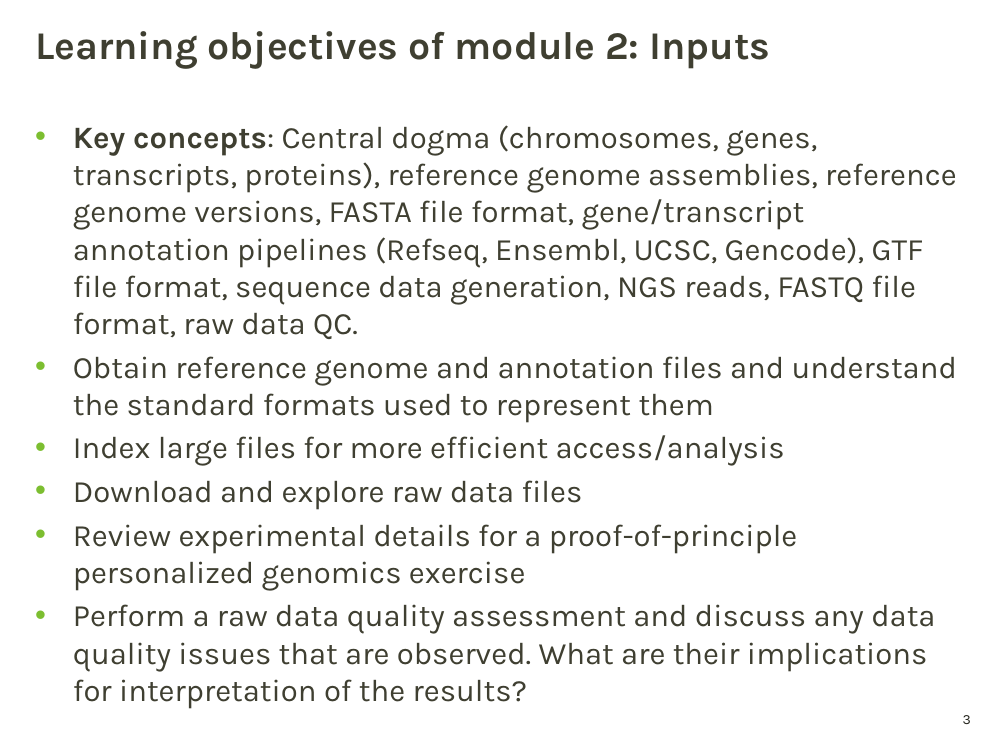
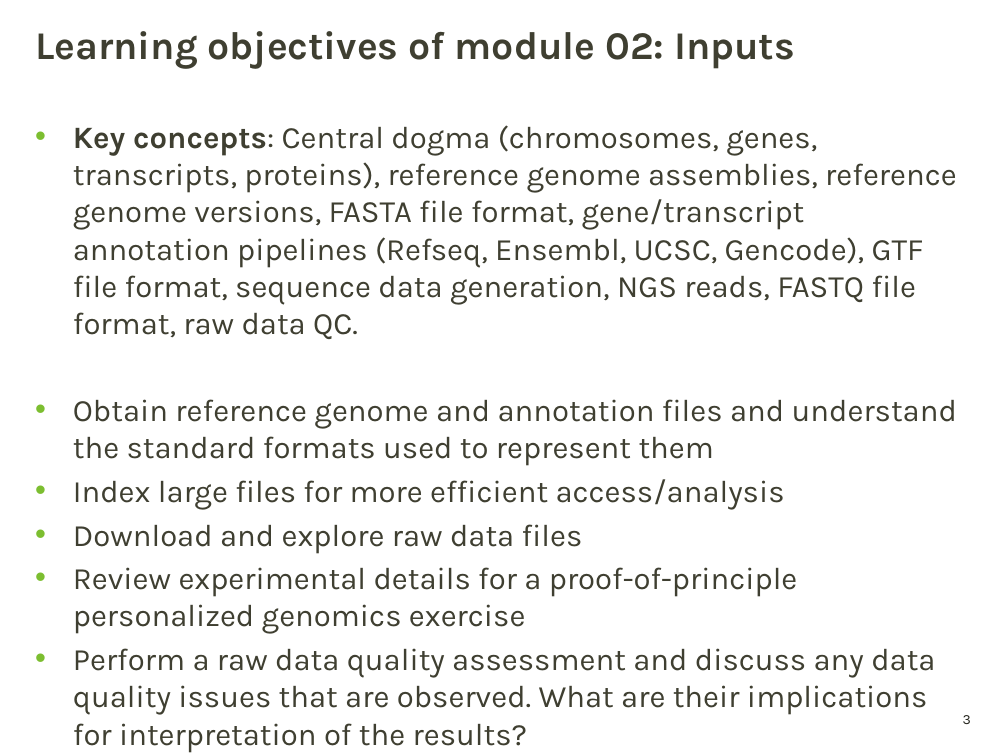
Before and after one commit to griffithlab/pmbio.org, a slide deck: slide 3 of assets/lectures/PMBIO_Module02_Inputs.pptx. Drawn at 1008x756 pixels with LibreOffice and Linux fonts; fonts in the diff are those of the drawing; background and template pictures are left out. Boxes give left, top, right and bottom in pixels: in the first picture for what was removed or moved away, otherwise in the second. Text is boxed around its words. In the diff, an @@ line names an element or a change of style, - is before the commit and + after.

```diff
--- a/assets/lectures/PMBIO_Module02_Inputs.pptx
+++ b/assets/lectures/PMBIO_Module02_Inputs.pptx
@@ title at [35,31,795,69]: text changed @@
-Learning objectives of module 2: Inputs
+Learning objectives of module 02: Inputs
@@ text "Key concepts: Central dogma (chromosomes, ..." rewrapped from [73,125,957,671] to [73,125,957,752] @@
```
Also in this commit, not shown: 1 other slide changed, 2 slides added, 5 other files.
